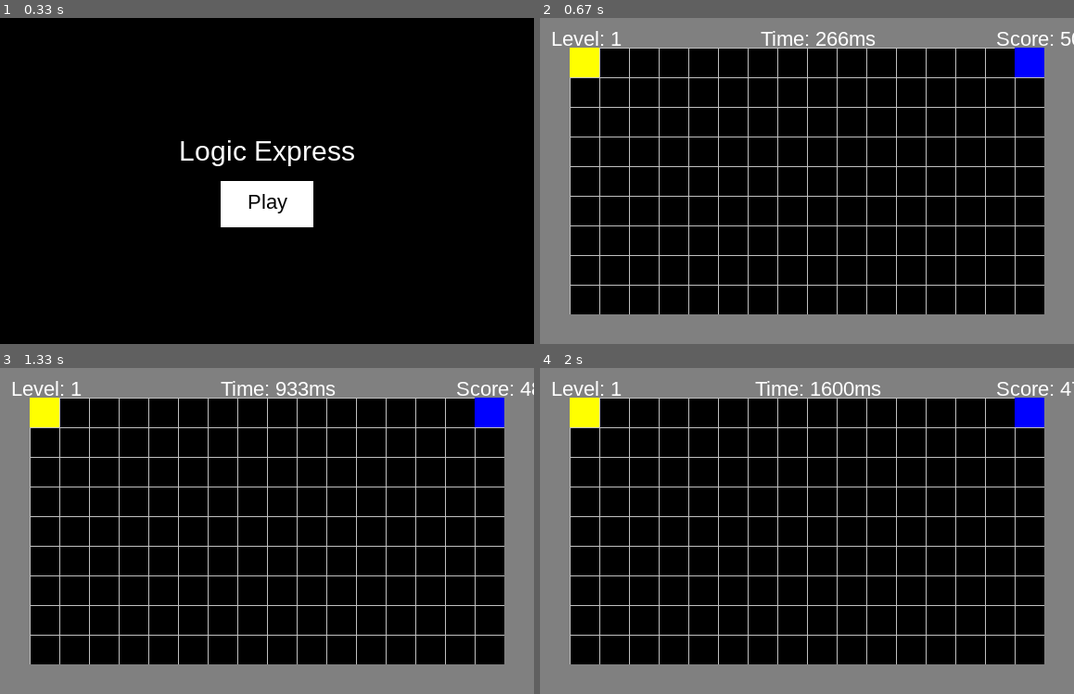
Above: before the commit, frames 1-4 (two rows, left to right).
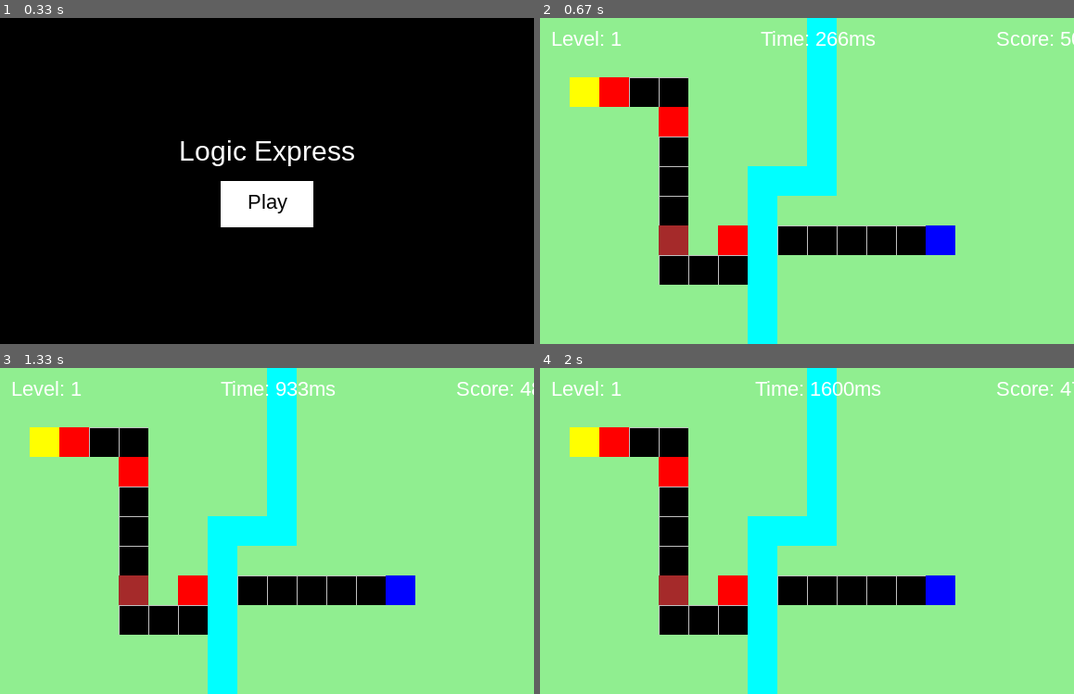
Above: after the commit, the same moments.

Repository: Abdul-MughisA/AAM-Project
Game: pygame game, started from Python/NEW/main.py
Two runs of this game, one before a commit and one after it. Both use one fixed random seed, a clock stepped at 60 frames per second and the inputs below.
Inputs (mouse positions are in pixels of both pictures, inside the frame that each line leads up to):
- Up to frame 1 (0.33 s): no input
- Up to frame 2 (0.67 s): click "Play" at 0.38 s
- Up to frame 3 (1.33 s): click (245, 544) at 0.72 s
- Up to frame 4 (2 s): no input

Frame 1 is identical in both runs. In frame 2, 93% of the frame differs, in the area x 0-100%, y 0-100%; in frame 3, 93%; in frame 4, 93%.

Commit message:
Saverio level re-design

Diff:
--- a/Python/NEW/map1.txt
+++ b/Python/NEW/map1.txt
@@ -1,11 +1,11 @@
-111111111111111111
-1P..............X1
-1................1
-1................1
-1................1
-1................1
-1................1
-1................1
-1................1
-1................1
-111111111111111111
+,,,,,,,,,W,,,,,,,,
+,,,,,,,,,W,,,,,,,,
+,PA..,,,,W,,,,,,,,
+,,,,A,,,,W,,,,,,,,
+,,,,.,,,,W,,,,,,,,
+,,,,.,,WWW,,,,,,,,
+,,,,.,,W,,,,,,,,,,
+,,,,L,AW.....X,,,,
+,,,,...W,,,,,,,,,,
+,,,,,,,W,,,,,,,,,,
+,,,,,,,W,,,,,,,,,,
--- a/Python/NEW/map2.txt
+++ b/Python/NEW/map2.txt
@@ -1,11 +1,11 @@
-111111111111111111
-1P..............X1
-1,,,,,,,,,,,,,,,,1
-1,,,,,,,,,,,,,,,,1
-1................1
-1................1
-1................1
-1................1
-1................1
-1................1
-111111111111111111
+.........W........
+.........W........
+..,,,....W........
+..,P,..,,W........
+..,.,,,.AW,,,,,...
+..,A,,A..W....,,..
+,,,.,,..AW.,,LX,..
+,A...,...W.,,,,,..
+,,,,.,.,,W,.......
+...,...,AW........
+...,,,,,,W........
--- a/Python/NEW/map3.txt
+++ b/Python/NEW/map3.txt
@@ -1,11 +1,11 @@
-111111111111111111
-1P.......W.......1
-1........W.......1
-1........W.......1
-1........W.......1
-1........W.......1
-1........W.......1
-1........W.....L.1
-1........W.....X.1
-1........W.......1
-111111111111111111
+,,,,,,,,,,W,,,,,,,
+,,,.....PWW..,,,,,
+,,....WWWW.....,,,
+,.....W..,,,,,,,,,
+,.....W..,.....,,,
+,.....W..,.,,,.,,,
+,.....W.....X,.,,,
+,..AAAW..,.,,,.,,,
+,..ALAW..,.....,,,
+,,.AAAW..,,,,,,,,,
+,,,,,,,,,,,,,,,,,,
--- a/Python/NEW/map4.txt
+++ b/Python/NEW/map4.txt
@@ -1,11 +1,11 @@
-111111111111111111
-1P...............1
-1....,...........1
-1...........A....1
-1.......A........1
-1................1
-1......L.........1
-1................1
-1.............X..1
-1................1
-111111111111111111
+11WWA,,,,,,,,W,,,,
+1,AWW,,,,,,,,W,A,,
+1A1AWWWWW,,1,W,,,A
+WWWAA,AAW,1AWW,,,,
+,,WWWA11W111W,,..,
+,P..WA1AWRR,W....,
+,..LWAA,WAAAW....,
+,...WAAAWAAAW..X.,
+,..LWA,AWAWWW....,
+,,..W,,,WWW..,..,,
+,,,LW..A.....,.,,,
--- a/Python/NEW/map5.txt
+++ b/Python/NEW/map5.txt
@@ -1,11 +1,11 @@
 111111111111111111
-1P..W............1
-1....W...........1
-1....W...........1
-1....W...........1
-1....W...........1
-1....W.......L...1
-1....W...........1
-1..............X.1
-1................1
+1111111.P,,,,,,,,1
+1111111.W,,,,,,,,1
+1111111.W,,,,,,,,1
+111W111.W,,,,,,,,1
+1111111.W,,,,,,,,1
+1111111.W,,,,,,,,1
+1111,AAAW,,,,,,,,1
+11111ALAW....X...1
+11111AAAW........1
 111111111111111111
--- a/Python/NEW/map6.txt
+++ b/Python/NEW/map6.txt
@@ -1,9 +1,9 @@
 111111111111111111
 1P...,....W......1
 1......W...A.....1
-1......W........1
-1...L..W........1
-1........,......1
+1......W.........1
+1...L..W.........1
+1........,.......1
 1................1
 1.........A....X.1
 1................1
--- a/Python/NEW/sprites.py
+++ b/Python/NEW/sprites.py
@@ -3,7 +3,7 @@
 
 class Player(pygame.sprite.Sprite):
     def __init__(self, game, x, y):
-        self._layer = 3
+        self._layer = 8
         self.groups = game.all_sprites
         pygame.sprite.Sprite.__init__(self, self.groups)
         self.game = game
Binary file added: Python/NEW/Druid.png
Binary file added: Python/NEW/Exit Portal.png
Binary file added: Python/NEW/Floor.png
Binary file added: Python/NEW/Grass.png
Binary file added: Python/NEW/Log.png
Binary file added: Python/NEW/Tree.png
Binary file added: Python/NEW/Water.png
Not shown, changed: .DS_Store
Not shown, changed: Python/.DS_Store
